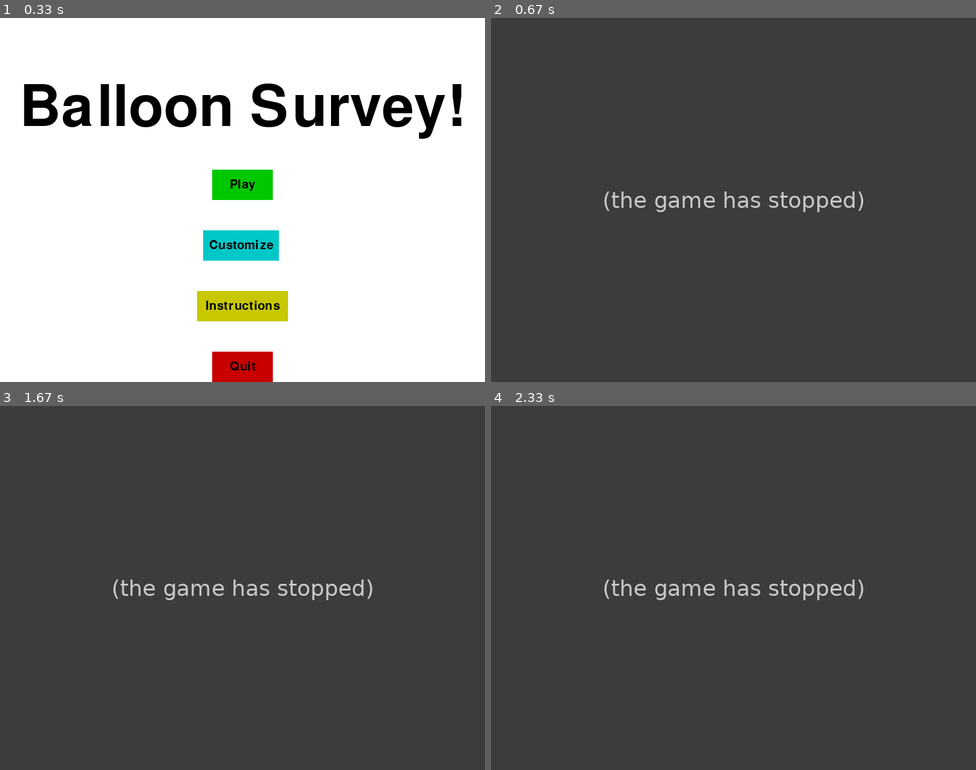
Above: before the commit, frames 1-4 (two rows, left to right).
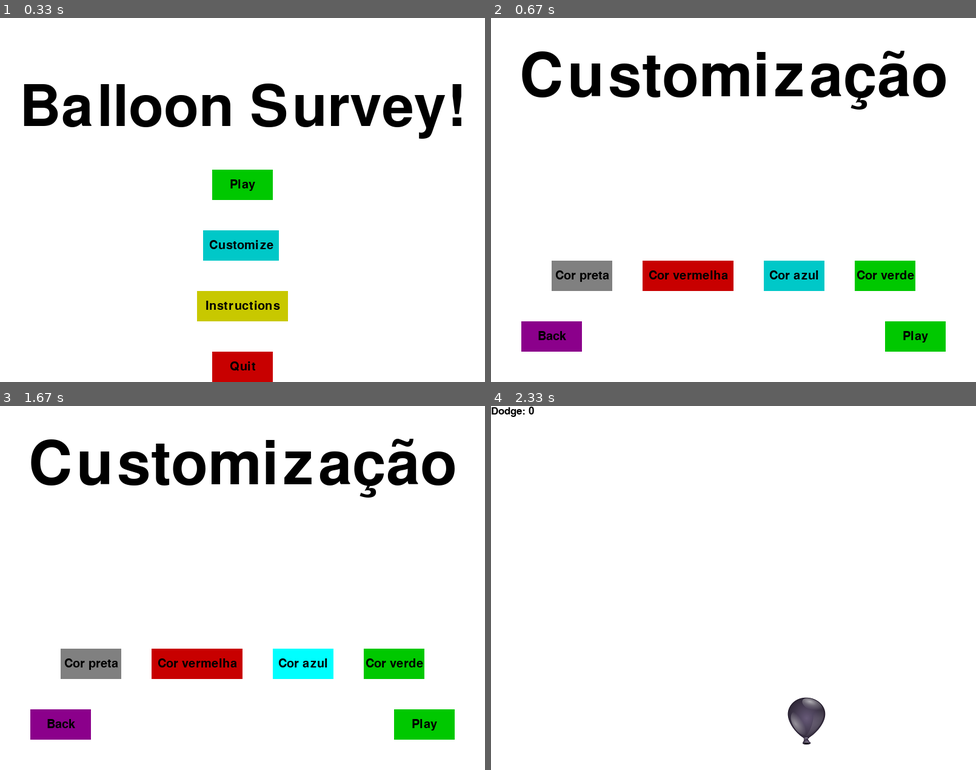
Above: after the commit, the same moments.

Repository: GuilhermeeSette/Ballooooon
Game: pygame game, started from PROJETO/main.py
Same seed, same stepped clock (60 frames per second), same inputs: the game is played once before the commit and once after it.
Inputs (mouse positions are in pixels of both pictures, inside the frame that each line leads up to):
- Up to frame 1 (0.33 s): no input
- Up to frame 2 (0.67 s): click "Customize" at 0.42 s
- Up to frame 3 (1.67 s): click "Cor preta" at 0.77 s; click (397, 577) at 1.12 s; click (291, 668) at 1.47 s
- Up to frame 4 (2.33 s): click (912, 715) at 1.82 s; hold Right from 2.07 s (still down); move the mouse to (607, 453) at 2.1 s

Frame 1 is identical in both runs. In frame 2, 100% of the frame differs, in the area x 0-100%, y 0-100%; in frame 3, 100%; in frame 4, 100%.
Error before the commit: NameError: name 'instruction' is not defined (main.py line 127); the game stopped at 0.47 s (later frames are placeholders)

Commit message:
Funções menu
As funções de instrução e customização prontas.
Customização precisa arrumar uma coisa ainda.

Diff:
--- a/PROJETO/main.py
+++ b/PROJETO/main.py
@@ -13,6 +13,7 @@
 screen = py.display.set_mode((display_width,display_height))
 py.display.set_caption("Balloon Survey!")
 
+#lista de cores
 black = (0,0,0)
 white = (255,255,255)
 red = (200,0,0)
@@ -20,19 +21,25 @@
 blue = (0,200,200)#
 purple = (139,0,139)#
 black = (0,0,0)#
+gray = (128,128,128)#
 green = (0,200,0)
 bright_red = (255,0,0)
 bright_green = (0,255,0)
 bright_blue= (0,255,255)#
 bright_yellow = (255,255,0)#
 bright_purple = (255,0,255)#
+bright_gray = (192,192,192)#
 
 bal_height = 80
 bal_width = 64
 clock = py.time.Clock()
-#Desktop - Trabalho
-agulha = py.image.load('C:\Ballooooon/PROJETO/imagens/agulha.png')
-balImg = py.image.load('C:\Ballooooon/PROJETO/imagens/balao-black.png')
+#Desktop - Trabalho - Abrindo em pen drive
+agulha = py.image.load('G:\PROJETO/imagens/agulha.png')
+balpreto = py.image.load('G:\PROJETO/imagens/balao-black.png')
+balvermelho = py.image.load('G:\PROJETO/imagens/balao-red.png')
+balazul = py.image.load('G:\PROJETO/imagens/balao-blue.png')
+balverde = py.image.load('G:\PROJETO/imagens/balao-green.png')
+balImg = balpreto
 #Windows
 #carImg = py.image.load('E:\Pygame_course/carrace.png')
 #Linux
@@ -105,26 +112,56 @@
 
 
         Text = py.font.SysFont('freesansbold.ttf',100)
-        Stext = py.font.SysFont('freesansbold.ttf',20)
+        Stext = py.font.SysFont('freesansbold.ttf',40)
         TextSurf, TextRec = text_objects("Instruções",Text)##################################
-        TextSurf1, TextRec1 = text_objects("Use as setas 'cima, baixo, esquerda, direita' para desviar dos objetos que caem randômicamente",Stext)
+        TextSurf1, TextRec1 = text_objects("Use as setas 'cima, baixo, esquerda, direita'" ,Stext)
+        TextSurf2, TextRec2 = text_objects("para desviar das agulhas que vão cair randômicamente",Stext)
+        TextSurf3, TextRec3 = text_objects("ao longo do tempo de jogo.",Stext)
+        TextSurf4, TextRec4 = text_objects("A velocidade das agulhas aumenta gradativamente,",Stext)
+        TextSurf5, TextRec5 = text_objects("cuidado!",Stext)
+
 
         TextRec.center = ((display_width/2),(display_height/6))
-        TextRec1.center = ((display_width/3),(display_height/3))
+        TextRec1.center = ((display_width/2),(display_height/3))
+        TextRec2.center = ((display_width/2),((display_height/3)+30))
+        TextRec3.center = ((display_width/2),((display_height/3)+60))
+        TextRec4.center = ((display_width/2),((display_height/3)+120))
+        TextRec5.center = ((display_width/2),((display_height/3)+150))
+
 
         screen.blit(TextSurf, TextRec)
         screen.blit(TextSurf1, TextRec1)
-
-
+        screen.blit(TextSurf2, TextRec2)
+        screen.blit(TextSurf3, TextRec3)
+        screen.blit(TextSurf4, TextRec4)
+        screen.blit(TextSurf5, TextRec5)
+
+
+
+        button("Play",650,500,100,50, green, bright_green, game_loop)
         button("Back",50,500,100,50,purple,bright_purple,game_intro)
 
         #py.draw.rect(screen, red,(550,450,100,50))
 
         py.display.flip()
         clock.tick(15)
+
+def balblack():
+    balImg = balpreto
+    return game_customize()
+def balred():
+    balImg = balvermelho
+    return game_customize()
+def balgreen():
+    balImg = balverde
+    return game_customize()
+def balblue():
+    balImg = balverde
+    return game_customize()
+
 def game_customize():
     customize = True
-    while instruction:
+    while customize:
         for event in py.event.get():
             #print(event)
             if event.type == py.QUIT:
@@ -132,21 +169,24 @@
                 quit()
 
         screen.fill(white)
-        largeText = py.font.Font('freesansbold.ttf', 115)
-        TextSurf, TextRec = text_objects("A Bit racey!", largeText)
-        TextRec.center = ((display_width/2),(display_height/2))
+        largeText = py.font.Font('freesansbold.ttf', 100)
+        TextSurf, TextRec = text_objects("Customização", largeText)
+        TextRec.center = ((display_width/2),(display_height/6))
         screen.blit(TextSurf, TextRec)
 
-
-        button("Go",150,450,100,50, green, bright_green, game_loop)
-        button("Instructions",350,450,100,50, yellow,bright_yellow,game_instruction)
-        button("Quit",550,450,100,50, red, bright_red, quitgame)
+        button("Cor preta",100,400,100,50, gray, bright_gray,balblack)#
+        button("Cor vermelha",250,400,150,50, red, bright_red,balred)#
+        button("Cor azul",450,400,100,50, blue, bright_blue,balblue)#
+        button("Cor verde",600,400,100,50, green, bright_green,balgreen)#
+
+
+        button("Play",650,500,100,50, green, bright_green, game_loop)
+        button("Back",50,500,100,50,purple,bright_purple,game_intro)
 
         #py.draw.rect(screen, red,(550,450,100,50))
 
         py.display.flip()
         clock.tick(15)
-
 
 def quitgame():
     py.quit()
